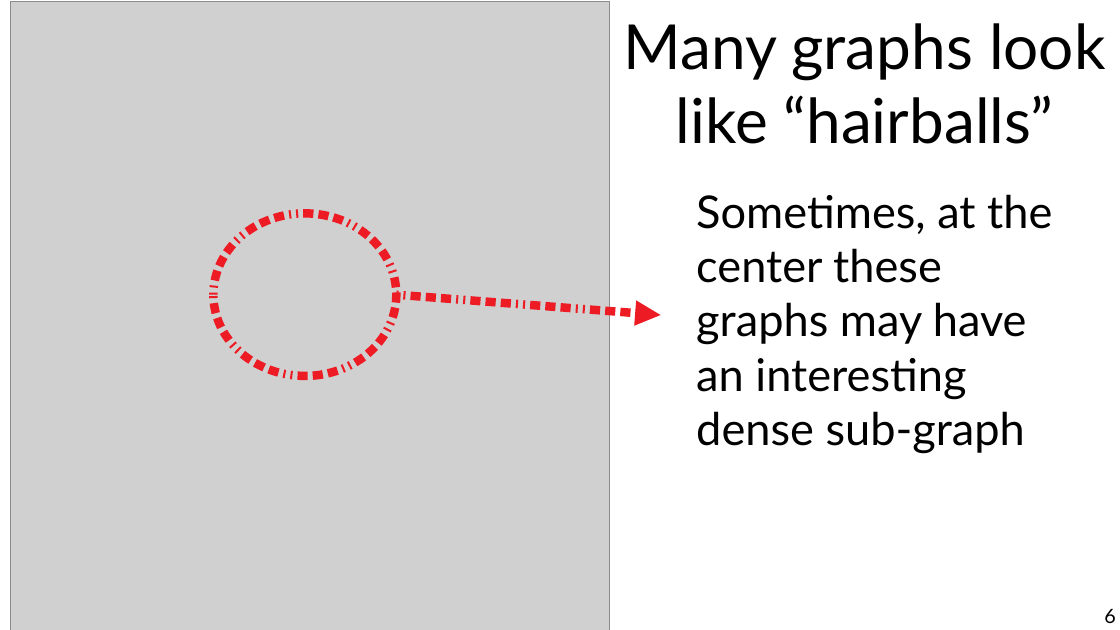
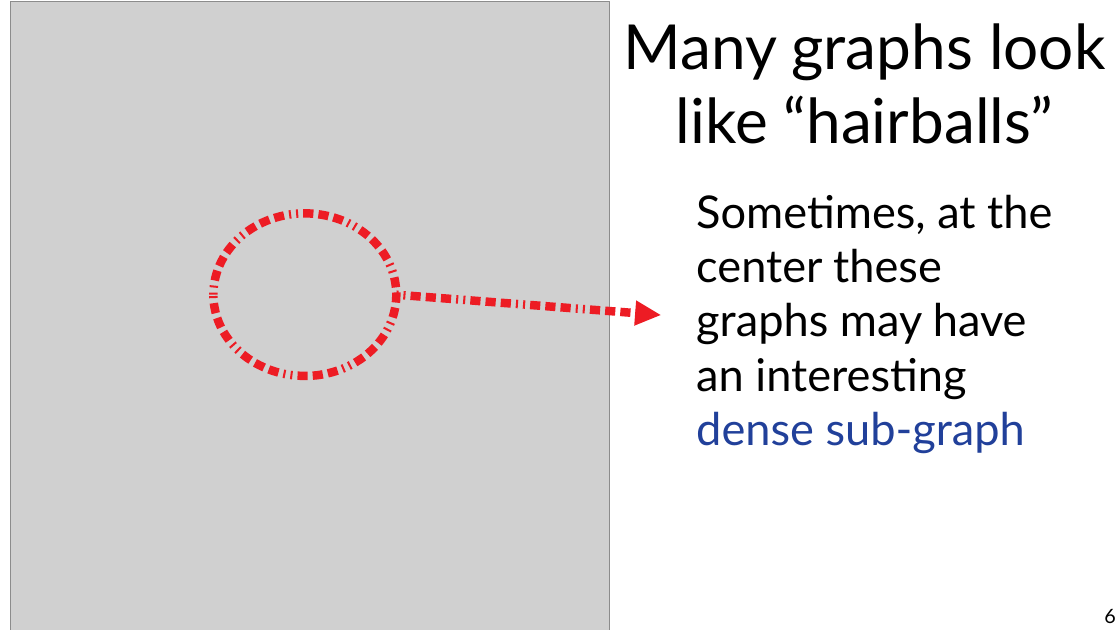
Before and after one commit to chatox/networks-science-course, a slide deck: slide 6 of theory/tt11_dense_subgraphs.odp. Drawn at 1120x630 pixels with LibreOffice and Linux fonts; fonts in the diff are those of the drawing; grey boxes stand for pictures. Boxes give left, top, right and bottom in pixels: in the first picture for what was removed or moved away, otherwise in the second. Text is boxed around its words. In the diff, an @@ line names an element or a change of style, - is before the commit and + after.

```diff
--- a/theory/tt11_dense_subgraphs.odp
+++ b/theory/tt11_dense_subgraphs.odp
@@ text "Sometimes, at the center these ..." at box(696, 194, 1052, 454): text colour #000000 to #21409A in "dense sub-graph" @@
```
Also in this commit, not shown: 2 other slides changed, 2 slides added, 3 other files.
